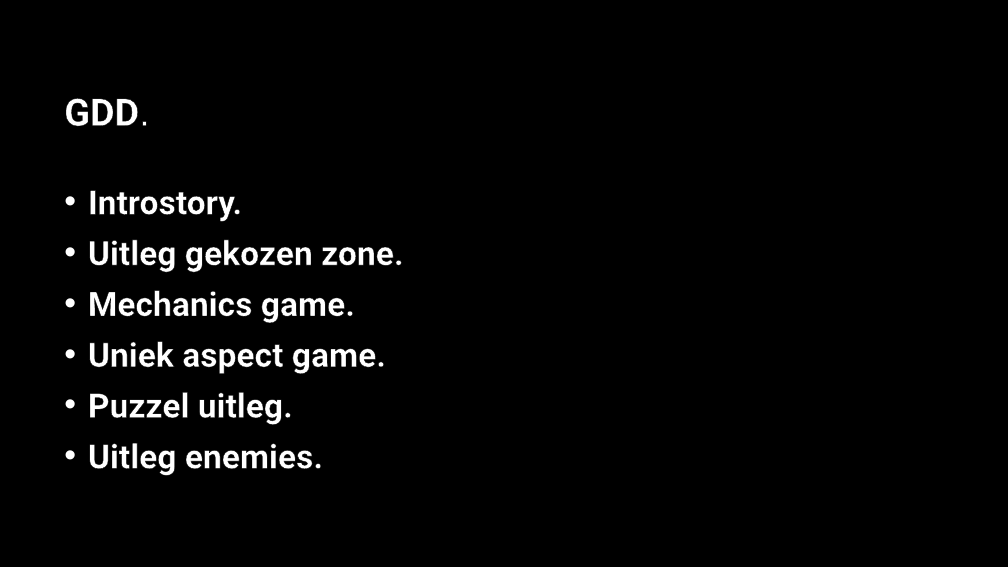
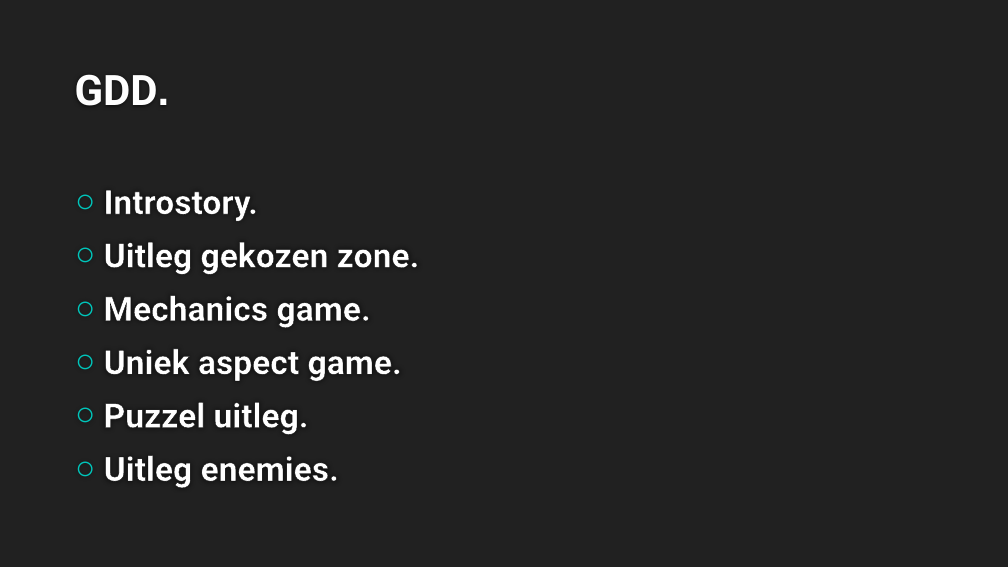
Before and after one commit to DanialVEVO/Gamelab2, a slide deck: slide 4 of Presentatie/Concept Fase.pptx. Drawn at 1008x567 pixels with LibreOffice and Linux fonts; fonts in the diff are those of the drawing; background and template pictures are left out. Boxes give left, top, right and bottom in pixels: in the first picture for what was removed or moved away, otherwise in the second. Text is boxed around its words. In the diff, an @@ line names an element or a change of style, - is before the commit and + after.

```diff
--- a/Presentatie/Concept Fase.pptx
+++ b/Presentatie/Concept Fase.pptx
@@ background picture (left out) to #212121 @@
@@ title "GDD.": place and size @@
-title "GDD." at [64, 98, 149, 126]
+title "GDD." at [75, 74, 170, 106]
@@ title "GDD." at [75, 74, 170, 106]: size 36 to 40 pt, text colour #FFFFFF to #FEFEFE; bold on in "GDD."; vertical alignment middle to bottom @@
@@ text "Introstory.": place and size @@
-text "Introstory." at [88, 190, 404, 476]
+text "Introstory." at [104, 190, 420, 488]
@@ text "Introstory." at [104, 190, 420, 488]: bullet • to ○; more space between paragraphs; bullet colour #FFFFFF to #00C6BB @@
```
Also in this commit, not shown: 8 other slides changed, 1 other file.
